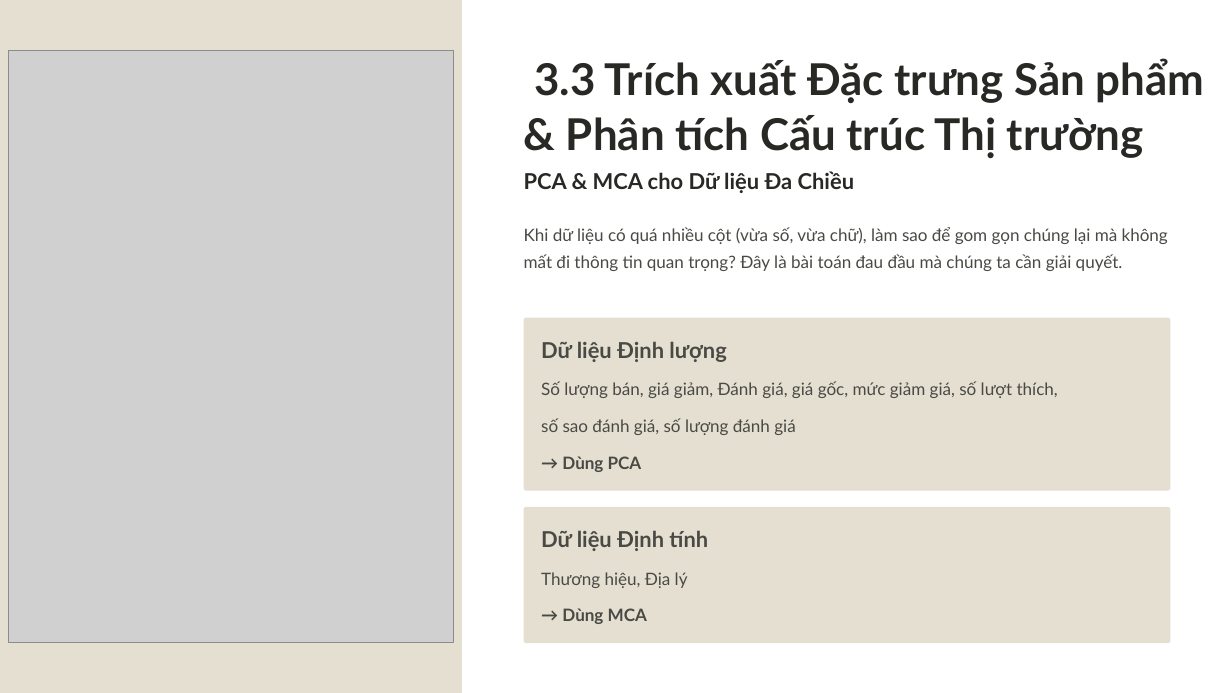
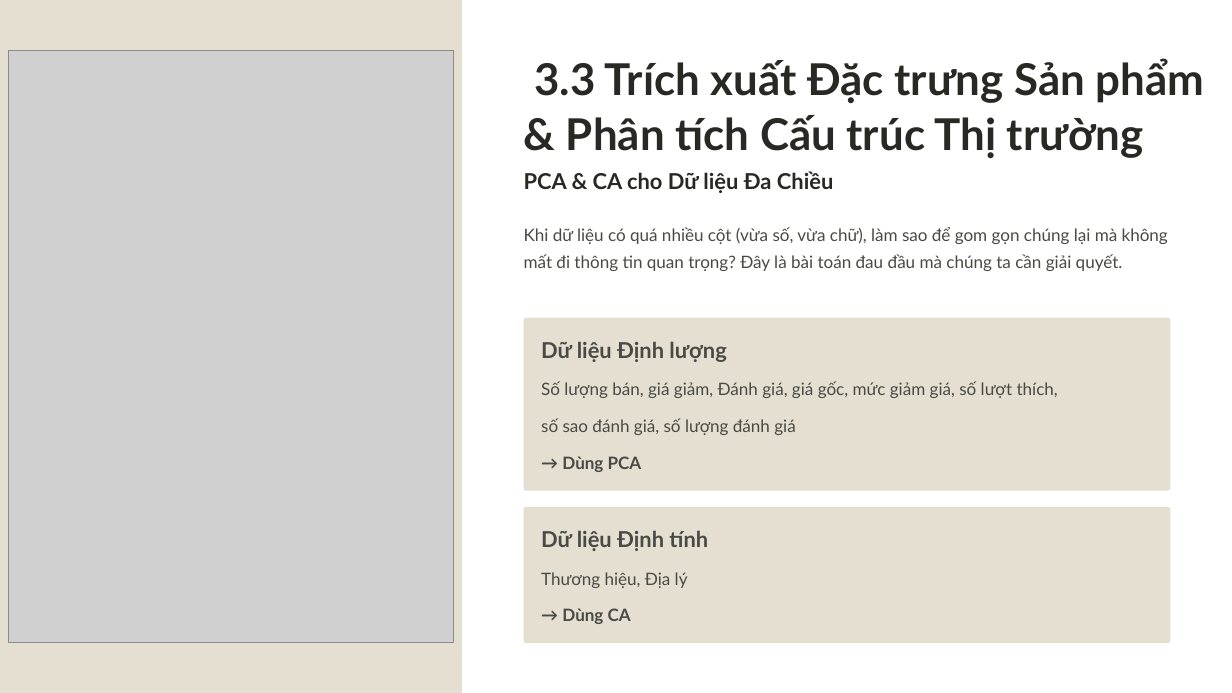
Before and after one commit to lam-vu6868/KhoaHocDuLieu_Anh_Anh_Vu, a slide deck: slide 16 of Anh_Anh_Vu_26TH02.pptx. Drawn at 1232x693 pixels with LibreOffice and Linux fonts; fonts in the diff are those of the drawing; grey boxes stand for pictures; background and template pictures are left out. Boxes give left, top, right and bottom in pixels: in the first picture for what was removed or moved away, otherwise in the second. Text is boxed around its words. In the diff, an @@ line names an element or a change of style, - is before the commit and + after.

```diff
--- a/Anh_Anh_Vu_26TH02.pptx
+++ b/Anh_Anh_Vu_26TH02.pptx
@@ text at [524,171,833,193]: text changed @@
-PCA & MCA cho Dữ liệu Đa Chiều
+PCA & CA cho Dữ liệu Đa Chiều
@@ text at [562,608,631,624]: text changed @@
-→ Dùng MCA
+→ Dùng CA
```
Also in this commit, not shown: 3 other slides changed, 1 other file.
